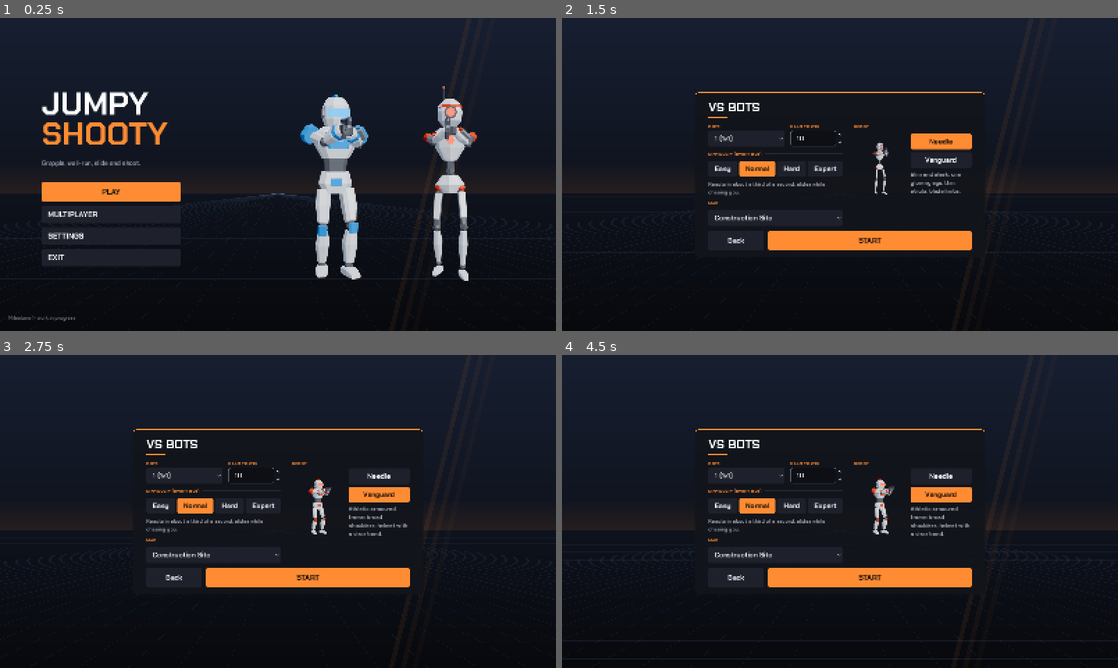
Above: before the commit, frames 1-4 (two rows, left to right).
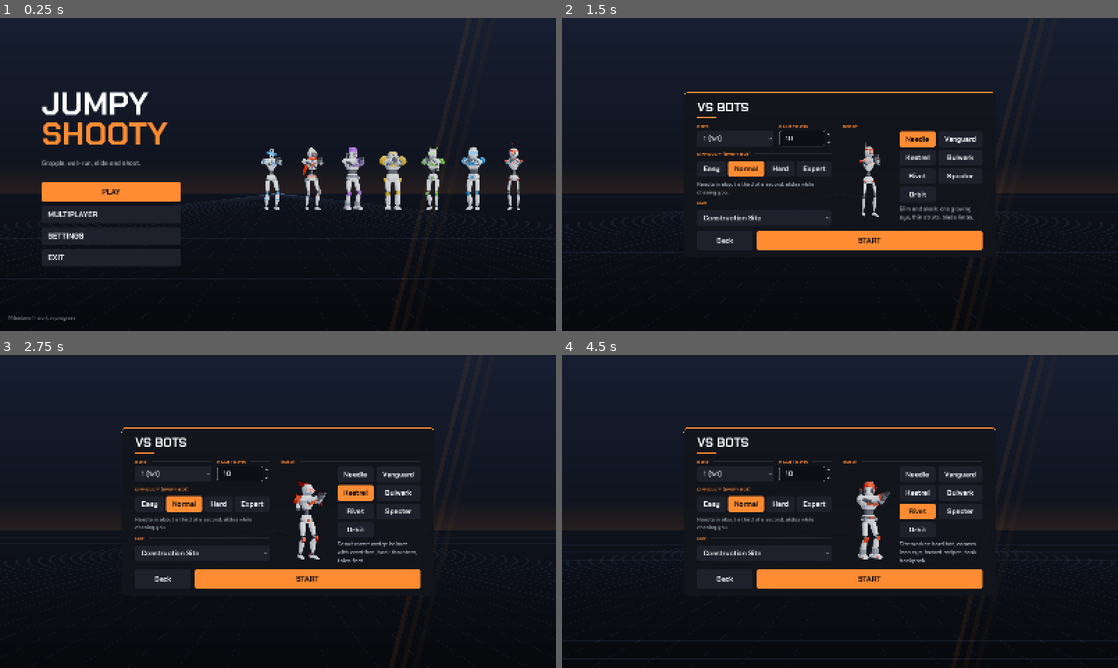
Above: after the commit, the same moments.

Repository: Yellow-Makes-Games/Jumpy-Shooty
Game: Godot game, scene res://game/ui/main_menu.tscn
The game is run twice, just before and just after one commit, with the same random seed, the same clock (stepped at 60 frames per second) and the same inputs.
Inputs (mouse positions are in pixels of both pictures, inside the frame that each line leads up to):
- Up to frame 1 (0.25 s): no input
- Up to frame 2 (1.5 s): click "PLAY" at 0.5 s; click (745, 171) at 1.25 s
- Up to frame 3 (2.75 s): click (355, 495) at 2 s, where only the run after the commit has a clickable "Kestrel"
- Up to frame 4 (4.5 s): click (917, 492) at 2.75 s, where only the run after the commit has a clickable "Kestrel"; click (962, 492) at 3.5 s, where only the run after the commit has a clickable "Bulwark"; click (917, 511) at 4.25 s, where only the run after the commit has a clickable "Rivet"

The runs differ from the first frame. In frame 1, 7.7% of the frame differs, in the area x 47-95%, y 21-84%; in frame 2, 3.7%; in frame 3, 5.2%; in frame 4, 5.5%.

Commit message:
Five new playable robots: Kestrel, Bulwark, Rivet, Specter and Orbit
Built on the shared skeleton and animations, listed in the character list.
The character picker lays its buttons out in a grid so seven fit, the bot
named Rivet is now Gizmo, and the FFA bot test expects the new rotation.

Co-Authored-By: Claude Opus 5.5 <noreply@anthropic.com>
Claude-Session: https://claude.ai/code/session_01HFmWSxy68nDzrs2MwCFuqZ

Diff:
--- a/game/dev/dev_args.gd
+++ b/game/dev/dev_args.gd
@@ -8,7 +8,7 @@
 ## --port=PORT         Host only: port to listen on (default 24680).
 ## --name=NAME          Player name for this copy of the game.
 ## --autostart=N        Host only: start the match once N players are in the lobby.
-## --character=ID      Play as this robot (needle, vanguard) without changing the saved choice.
+## --character=ID      Play as this robot (needle, vanguard, kestrel, bulwark, rivet, specter, orbit) without changing the saved choice.
 ## --switch-character  Online: pick the next robot each time you come back to the lobby after a match (tests).
 ## --practice           Skip the menus and drop into the arena alone.
 ## --map=ID             Which map to play: construction_site, office or testing_grounds (host, practice and bot).
--- a/game/net/net.gd
+++ b/game/net/net.gd
@@ -286,7 +286,7 @@
 
 
 ## Names for computer players, so several bots can be told apart on the scoreboard.
-const BOT_NAMES := ["Rivet", "Sprocket", "Bolt", "Piston"]
+const BOT_NAMES := ["Gizmo", "Sprocket", "Bolt", "Piston"]   # never the name of a robot you can play
 
 
 ## Adds a computer player (offline matches only for now). Returns its id.
--- a/game/player/robot/characters.gd
+++ b/game/player/robot/characters.gd
@@ -13,6 +13,11 @@
 const LIST := [
 	{"id": "needle", "name": "Needle", "blurb": "Slim and sleek: one glowing eye, thin struts, blade limbs."},
 	{"id": "vanguard", "name": "Vanguard", "blurb": "Athletic armoured frame: broad shoulders, helmet with a visor band."},
+	{"id": "kestrel", "name": "Kestrel", "blurb": "Scout racer: wedge helmet with crest fins, back thrusters, talon feet."},
+	{"id": "bulwark", "name": "Bulwark", "blurb": "Walking tank: three-eyed head in a high collar, dome shoulders, piston legs."},
+	{"id": "rivet", "name": "Rivet", "blurb": "Site worker: hard hat, camera-lens eye, hazard stripes, tank backpack."},
+	{"id": "specter", "name": "Specter", "blurb": "Stealth frame: hood with a V visor, trailing scarf, blade fins."},
+	{"id": "orbit", "name": "Orbit", "blurb": "Gyro bot: glowing orb head in gimbal rings, a glowing core in its chest."},
 ]
 
 
--- a/game/ui/character_picker.gd
+++ b/game/ui/character_picker.gd
@@ -35,8 +35,11 @@
 	side.alignment = BoxContainer.ALIGNMENT_CENTER
 	side.add_theme_constant_override("separation", 8)
 	box.add_child(side)
-	var buttons: BoxContainer = HBoxContainer.new() if tall else VBoxContainer.new()
-	buttons.add_theme_constant_override("separation", 8)
+	# A grid, so the buttons stay compact however many robots there are.
+	var buttons := GridContainer.new()
+	buttons.columns = 3 if tall else 2
+	buttons.add_theme_constant_override("h_separation", 8)
+	buttons.add_theme_constant_override("v_separation", 8)
 	side.add_child(buttons)
 	var group := ButtonGroup.new()
 	for c in Characters.LIST:
@@ -44,13 +47,13 @@
 		b.text = c.name
 		b.toggle_mode = true
 		b.button_group = group
-		b.custom_minimum_size = Vector2(0, 44)
+		b.custom_minimum_size = Vector2(0, 40)
 		b.size_flags_horizontal = Control.SIZE_EXPAND_FILL
 		b.pressed.connect(_on_pressed.bind(c.id))
 		buttons.add_child(b)
 		_buttons[c.id] = b
 	_blurb = UiKit.label(side, "", true, 16)
-	_blurb.custom_minimum_size = Vector2(0, 44)
+	_blurb.custom_minimum_size = Vector2(0, 40)
 	select(Characters.valid(start))
 
 
Binary file added: game/player/robot/bulwark.glb
Not shown, added: game/player/robot/bulwark.glb.import
Binary file added: game/player/robot/bulwark_arms.glb
Not shown, added: game/player/robot/bulwark_arms.glb.import
Binary file added: game/player/robot/kestrel.glb
Not shown, added: game/player/robot/kestrel.glb.import
Binary file added: game/player/robot/kestrel_arms.glb
Not shown, added: game/player/robot/kestrel_arms.glb.import
Binary file added: game/player/robot/orbit.glb
Not shown, added: game/player/robot/orbit.glb.import
Binary file added: game/player/robot/orbit_arms.glb
Not shown, added: game/player/robot/orbit_arms.glb.import
(and 12 more such lines)
